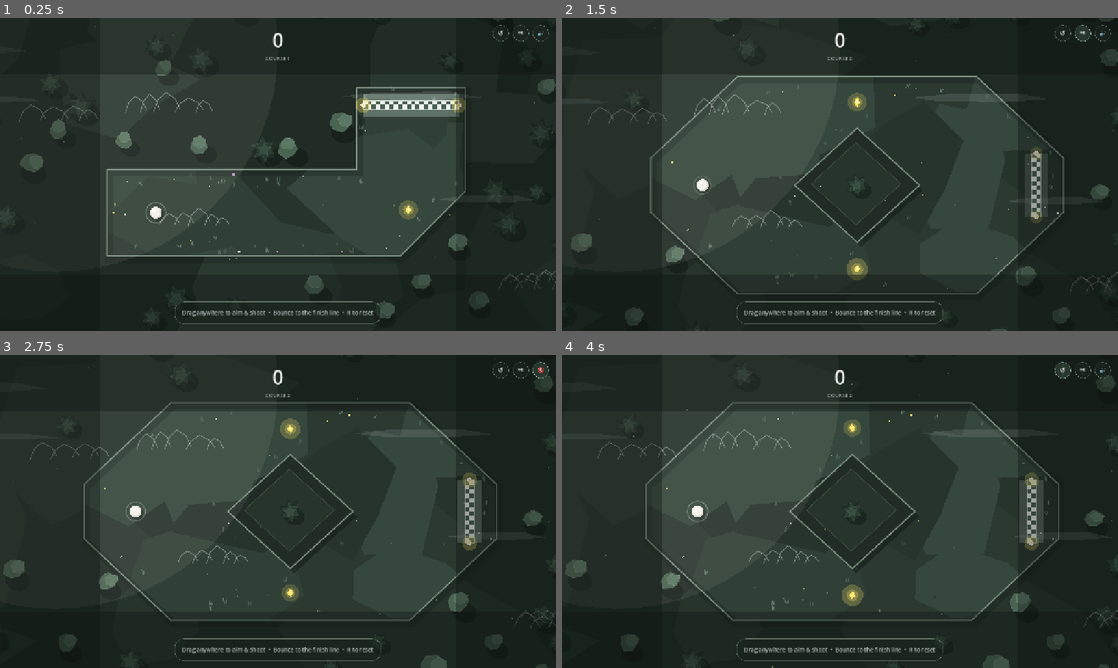
Above: before the commit, frames 1-4 (two rows, left to right).
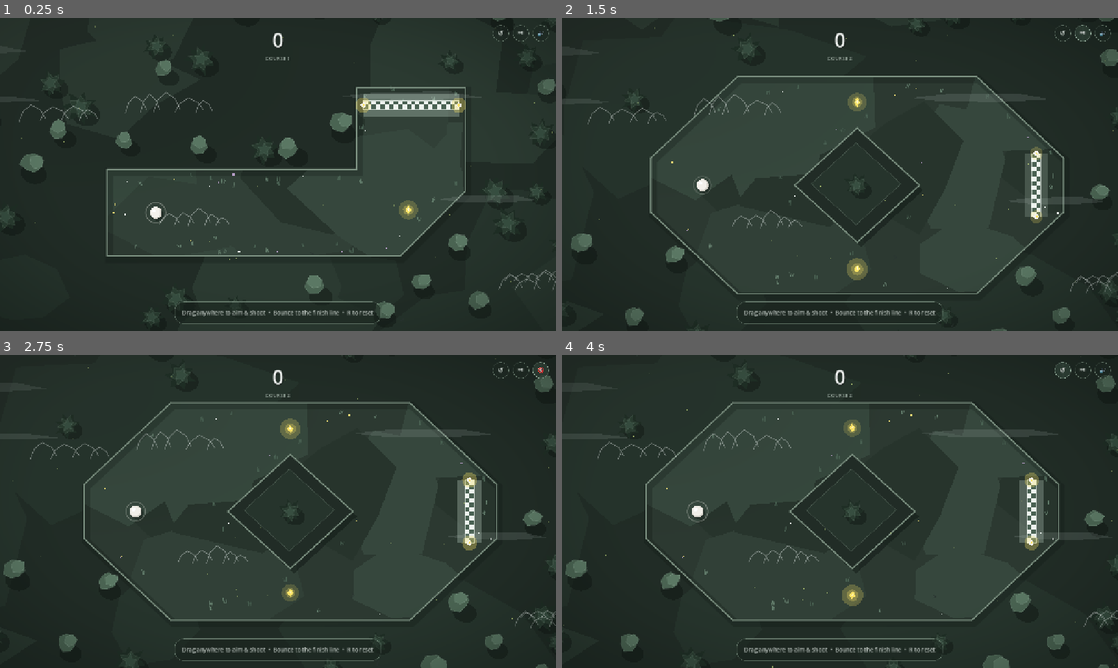
Above: after the commit, the same moments.

Repository: DivyanshuArch/post_bounce
Game: Godot game, scene res://scenes/main.tscn
Two runs of this game, one before a commit and one after it. Both use one fixed random seed, a clock stepped at 60 frames per second and the inputs below.
Inputs:
- Up to frame 1 (0.25 s): no input
- Up to frame 2 (1.5 s): click "↺" at 0.5 s; click "⏭" at 1.25 s
- Up to frame 3 (2.75 s): click "🔊" at 2 s
- Up to frame 4 (4 s): click "🔇" at 2.75 s; click "↺" at 3.5 s

The runs differ from the first frame. In frame 1, 1.1% of the frame differs, in the area x 5-100%, y 0-96%; in frame 2, 1.8%; in frame 3, 2.4%, in the area x 3-100%, y 1-100%; in frame 4, 2.4%.

Commit message:
up

Diff:
--- a/post-bounce/scenes/prefabs/atmosphere.tscn
+++ b/post-bounce/scenes/prefabs/atmosphere.tscn
@@ -1,6 +1,16 @@
-[gd_scene format=3 uid="uid://cb5k1d3m8y7v2"]
+[gd_scene load_steps=4 format=3 uid="uid://cb5k1d3m8y7v2"]
 
 [ext_resource type="Script" path="res://scripts/atmosphere.gd" id="1_atmosphere"]
+[ext_resource type="Shader" path="res://shaders/vignette.gdshader" id="2_shader"]
+
+[sub_resource type="ShaderMaterial" id="ShaderMaterial_vig"]
+shader = ExtResource("2_shader")
+shader_parameter/vignette_color = Color(0.047, 0.071, 0.059, 0.44)
+shader_parameter/inner_radius = 0.36
+shader_parameter/outer_radius = 0.82
+shader_parameter/moon_color = Color(0.91, 0.89, 0.83, 0.08)
+shader_parameter/moon_pos = Vector2(0.1, 0.1)
+shader_parameter/moon_radius = 0.6
 
 [node name="Atmosphere" type="CanvasLayer"]
 layer = 5
@@ -14,3 +24,12 @@
 grow_horizontal = 2
 grow_vertical = 2
 mouse_filter = 2
+
+[node name="Vignette" type="ColorRect" parent="."]
+material = SubResource("ShaderMaterial_vig")
+anchors_preset = 15
+anchor_right = 1.0
+anchor_bottom = 1.0
+grow_horizontal = 2
+grow_vertical = 2
+mouse_filter = 2
--- a/post-bounce/scripts/atmosphere.gd
+++ b/post-bounce/scripts/atmosphere.gd
@@ -169,20 +169,6 @@
 		var s: float = f["size"]
 		ctrl.draw_rect(Rect2(f["pos"].x, f["pos"].y, s, s), col)
 
-	# 5. Moonlit wash and soft vignette
-	# Upper-left subtle moon glow
-	var moon_col := Color(0.91, 0.89, 0.83, 0.08)
-	ctrl.draw_circle(Vector2(vp_size.x * 0.1, vp_size.y * 0.1), maxf(vp_size.x, vp_size.y) * 0.4, moon_col)
-
-	# Edge vignette
-	var vig_w: float = vp_size.x * 0.18
-	var vig_h: float = vp_size.y * 0.18
-	var vig_col := Color(0.047, 0.071, 0.059, 0.35)
-	ctrl.draw_rect(Rect2(0, 0, vp_size.x, vig_h), vig_col)
-	ctrl.draw_rect(Rect2(0, vp_size.y - vig_h, vp_size.x, vig_h), vig_col)
-	ctrl.draw_rect(Rect2(0, 0, vig_w, vp_size.y), vig_col)
-	ctrl.draw_rect(Rect2(vp_size.x - vig_w, 0, vig_w, vp_size.y), vig_col)
-
 func _on_visual_draw() -> void:
 	if visual:
 		draw_atmosphere(visual)
--- /dev/null
+++ b/post-bounce/shaders/vignette.gdshader
@@ -0,0 +1,26 @@
+shader_type canvas_item;
+
+uniform vec4 vignette_color : source_color = vec4(0.047, 0.071, 0.059, 0.44);
+uniform float inner_radius : hint_range(0.0, 1.0) = 0.36;
+uniform float outer_radius : hint_range(0.0, 1.5) = 0.82;
+
+uniform vec4 moon_color : source_color = vec4(0.91, 0.89, 0.83, 0.08);
+uniform vec2 moon_pos = vec2(0.1, 0.1);
+uniform float moon_radius : hint_range(0.0, 1.5) = 0.6;
+
+void fragment() {
+    // 1. Soft radial vignette from center to edges
+    vec2 center_uv = UV - vec2(0.5);
+    float dist_center = length(center_uv);
+    float vig = smoothstep(inner_radius, outer_radius, dist_center);
+
+    // 2. Soft subtle moon glow from upper-left
+    float dist_moon = distance(UV, moon_pos);
+    float moon_glow = (1.0 - smoothstep(0.0, moon_radius, dist_moon)) * moon_color.a;
+
+    vec4 col = vec4(vignette_color.rgb, vignette_color.a * vig);
+    col.rgb = mix(col.rgb, moon_color.rgb, moon_glow);
+    col.a = max(col.a, moon_glow);
+
+    COLOR = col;
+}
Not shown, added: post-bounce/shaders/vignette.gdshader.uid
